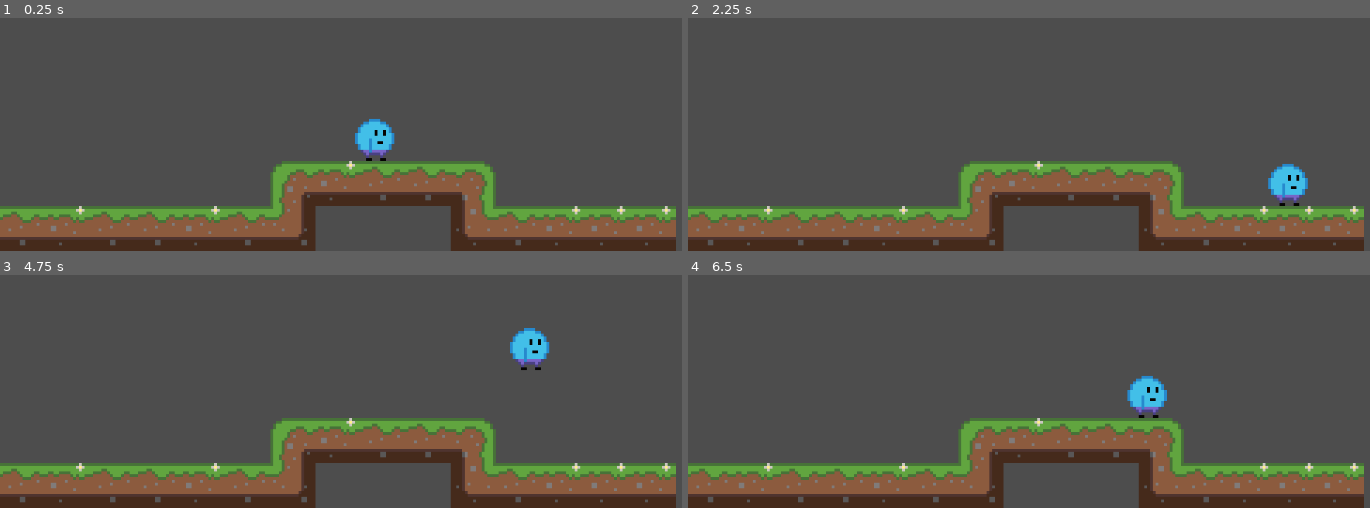
Above: before the commit, frames 1-4 (two rows, left to right).
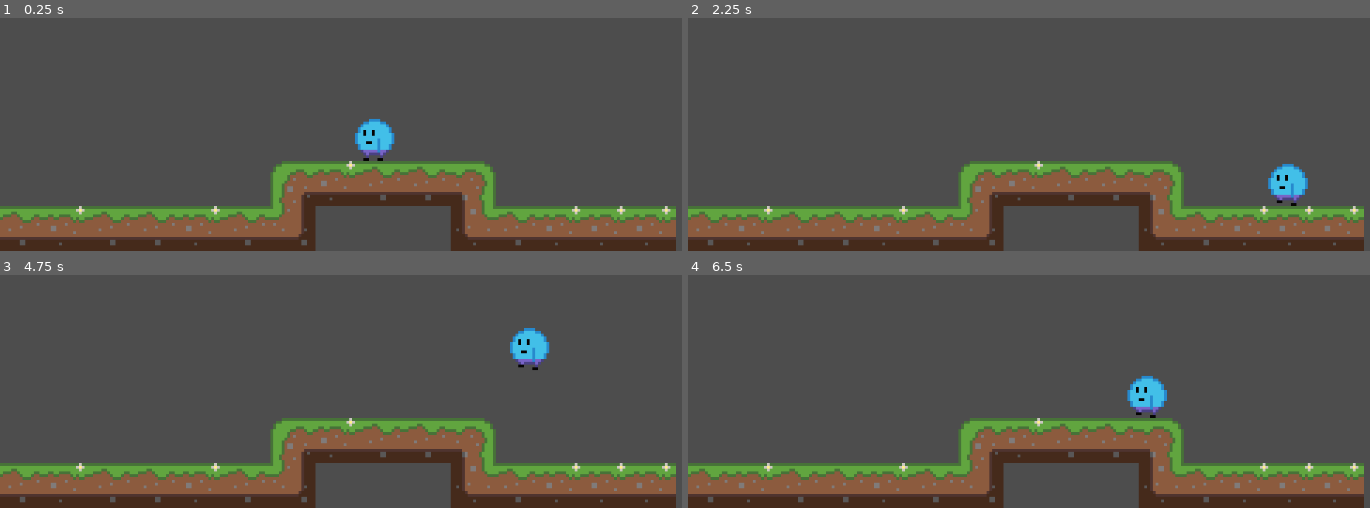
Above: after the commit, the same moments.

Repository: ellebell43/game
Game: Godot game, scene res://scenes/levels/test.tscn
Same seed, same stepped clock (60 frames per second), same inputs: the game is played once before the commit and once after it.
Inputs:
- Up to frame 1 (0.25 s): no input
- Up to frame 2 (2.25 s): tap Enter (ui_accept) at 0.5, 0.77, 1.52 s; hold Right (ui_right) 0.53-2.03 s; hold Left (ui_left) from 2.03 s (still down)
- Up to frame 3 (4.75 s): release Left (ui_left) at 2.78 s; hold Right (ui_right) 2.78-4.28 s; tap Enter (ui_accept) at 3.02, 3.77, 4.52 s; hold Left (ui_left) from 4.28 s (still down)
- Up to frame 4 (6.5 s): release Left (ui_left) at 5.03 s; hold Right (ui_right) 5.03-5.78 s; hold Left (ui_left) from 5.78 s (still down); tap Enter (ui_accept) at 6.02 s

The runs differ from the first frame. In frame 1, 0.1% of the frame differs, in the area x 53-57%, y 48-62%; in frame 2, 0.2%, in the area x 86-90%, y 67-81%; in frame 3, 0.1%; in frame 4, 0.2%.

Commit message:
animation
- Sprite now flip depending on the direction it's moving
- When not moving, an idle animation plays

Diff:
--- a/scenes/actors/character.gd
+++ b/scenes/actors/character.gd
@@ -1,4 +1,6 @@
 extends CharacterBody2D
+
+@onready var sprite = $AnimatedSprite2D
 
 
 const SPEED = 100.0
@@ -17,9 +19,20 @@
 	# Get the input direction and handle the movement/deceleration.
 	# As good practice, you should replace UI actions with custom gameplay actions.
 	var direction := Input.get_axis("ui_left", "ui_right")
+
+	if direction > 0:
+		sprite.flip_h = false
+	else:
+		sprite.flip_h = true
+
 	if direction:
 		velocity.x = direction * SPEED
 	else:
 		velocity.x = move_toward(velocity.x, 0, SPEED)
 
+	if velocity.x != 0:
+		sprite.play("run")
+	else:
+		sprite.play("idle")
+
 	move_and_slide()
